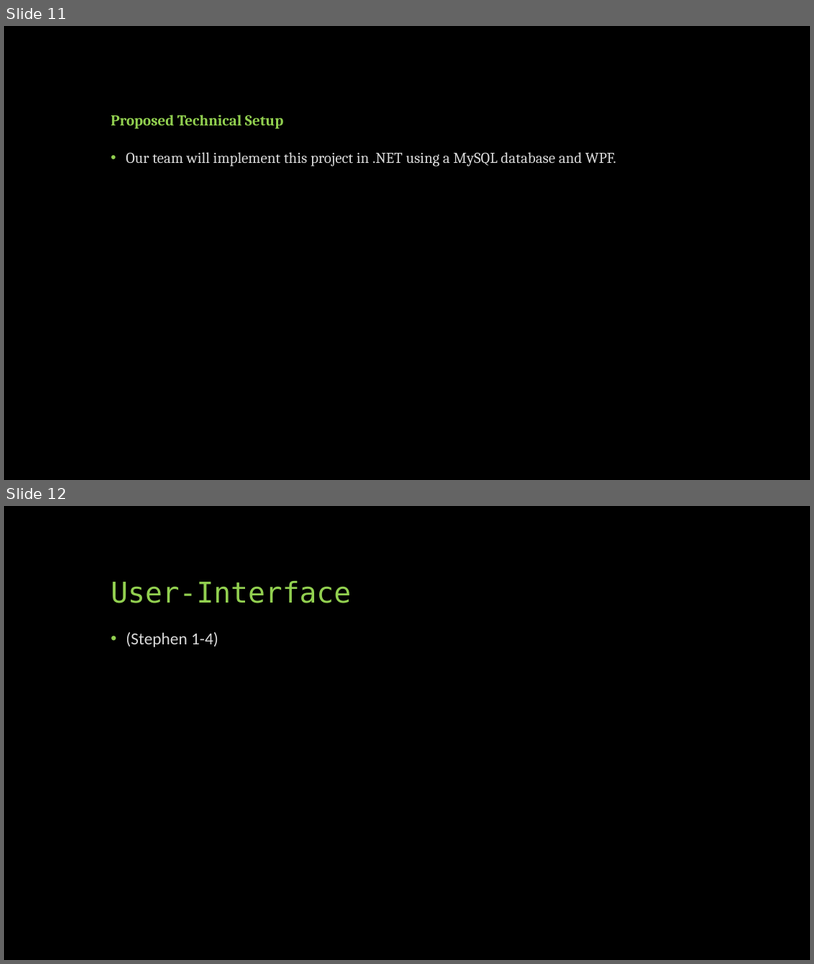
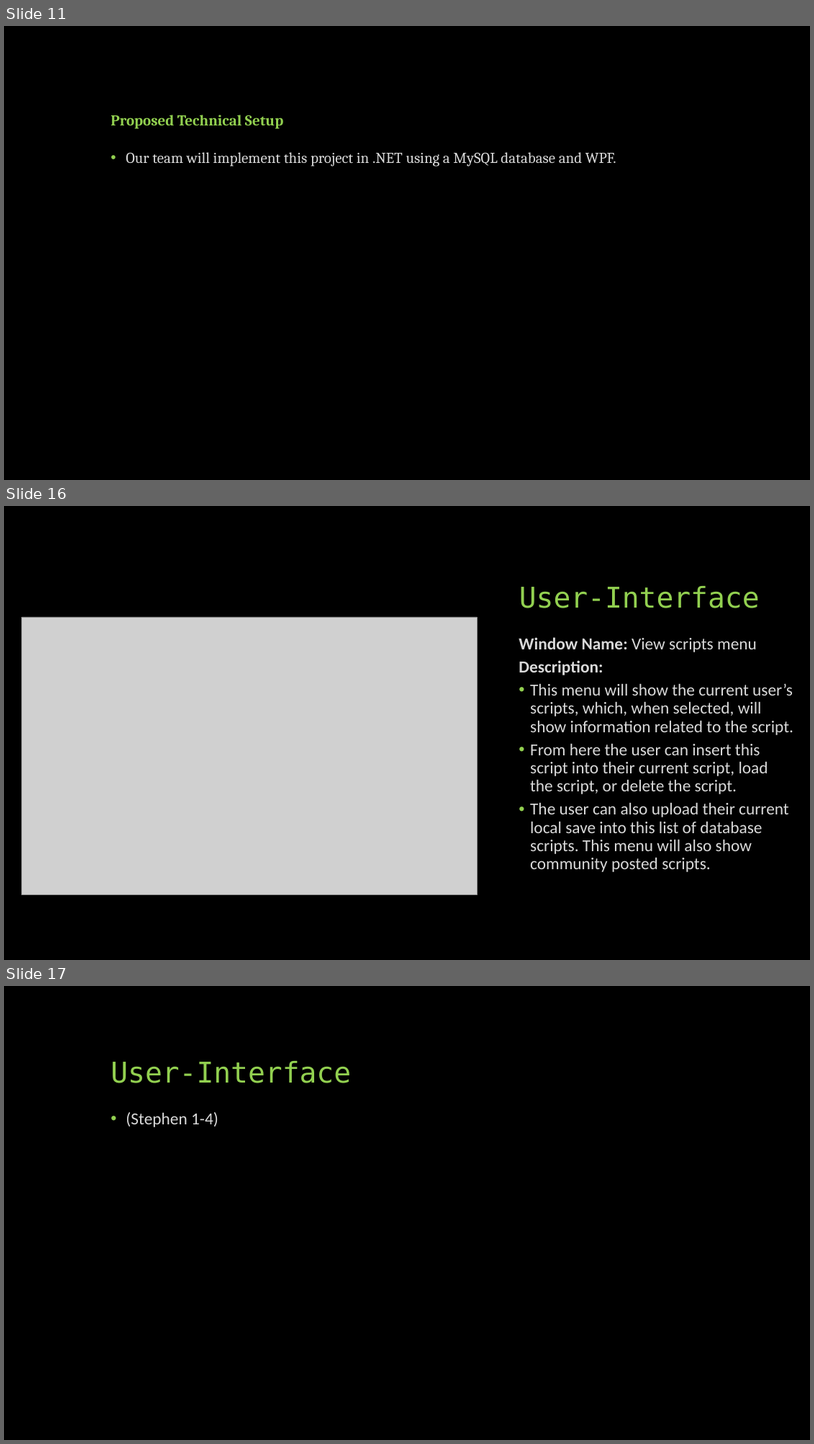
Before and after one commit to CS341-Group-2/sprint-1-presentation, a slide deck: Group 2 Introductory Presentation.pptx. Shown one above the other, each under a label of ours: slides 11 and 12 before the commit, slides 11, 16 and 17 after it; the slides between them are not shown. The pictures are 814x964 and 814x1444 pixels, drawn with LibreOffice and Linux fonts; fonts in the diff are those of the drawing; grey boxes stand for pictures. Boxes give left, top, right and bottom in pixels: in the first picture for what was removed or moved away, otherwise in the second. Text is boxed around its words. In the diff, an @@ line names an element or a change of style, - is before the commit and + after.

Commit message:
Added user-interface stuff
Did about half of the user interface windows.

```diff
--- a/Group 2 Introductory Presentation.pptx
+++ b/Group 2 Introductory Presentation.pptx
@@ slide 16 added at (4, 506, 810, 960), background #000000 @@
@@ title added at (520, 586, 760, 608), 34 pt, text #92D050 @@
+User-Interface
@@ picture added at (22, 617, 478, 894) @@
@@ text added at (519, 637, 794, 872), 20 pt, text #D9D9D9 @@
+Window Name: View scripts menu
+Description:
+• This menu will show the current user’s scripts, which, when selected, will show information related to the script.
+• From here the user can insert this script into their current script, load the script, or delete the script.
+• The user can also upload their current local save into this list of database scripts. This menu will also show community posted scripts.
@@ what was slide 12 is now slide 17 @@
```
Also in this commit, not shown: 4 other slides added.
